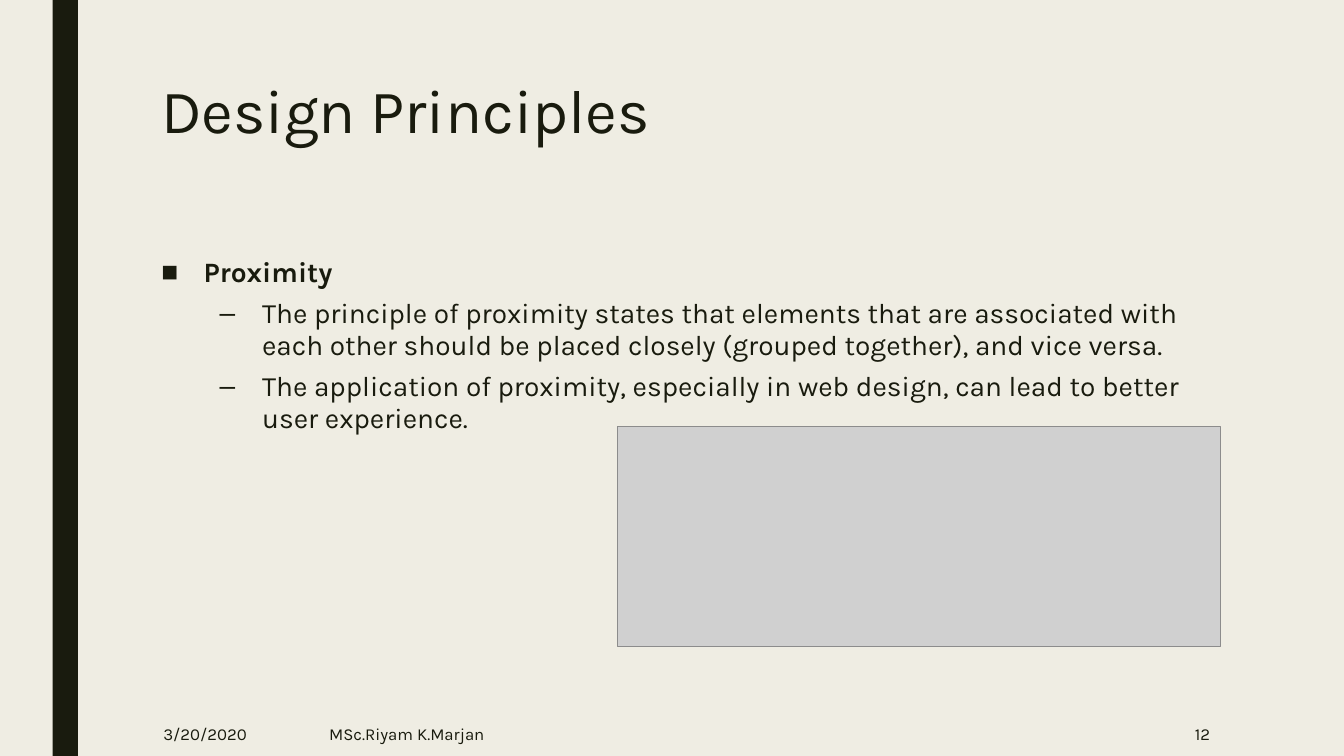
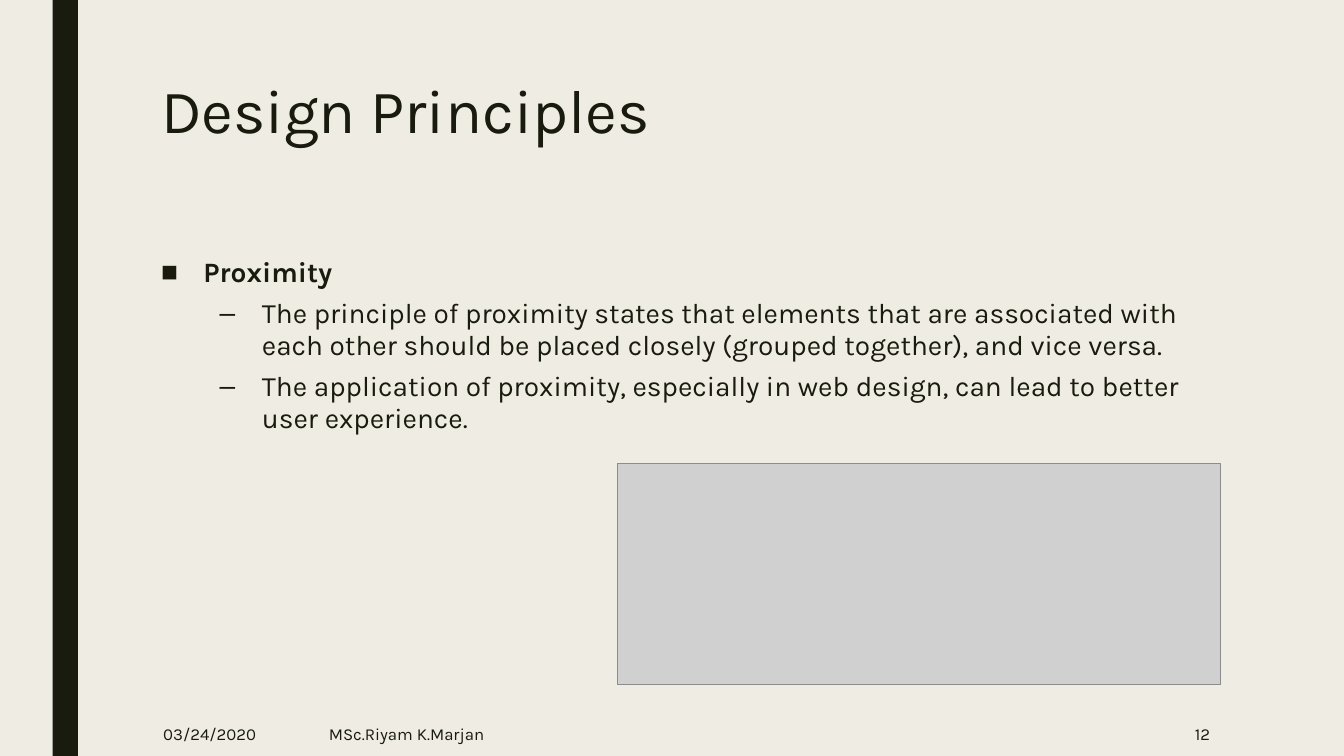
Before and after one commit to iamsajjad/study, a slide deck: slide 12 of WebGraphic/week1.pptx. Drawn at 1344x756 pixels with LibreOffice and Linux fonts; fonts in the diff are those of the drawing; grey boxes stand for pictures. Boxes give left, top, right and bottom in pixels: in the first picture for what was removed or moved away, otherwise in the second. Text is boxed around its words. In the diff, an @@ line names an element or a change of style, - is before the commit and + after.

```diff
--- a/WebGraphic/week1.pptx
+++ b/WebGraphic/week1.pptx
@@ picture: place and size @@
-picture at [618,426,1221,647]
+picture at [618,464,1221,685]
@@ text at [163,727,256,742]: text changed @@
-3/20/2020
+03/24/2020
```
Also in this commit, not shown: 18 other slides changed, 1 other file.
